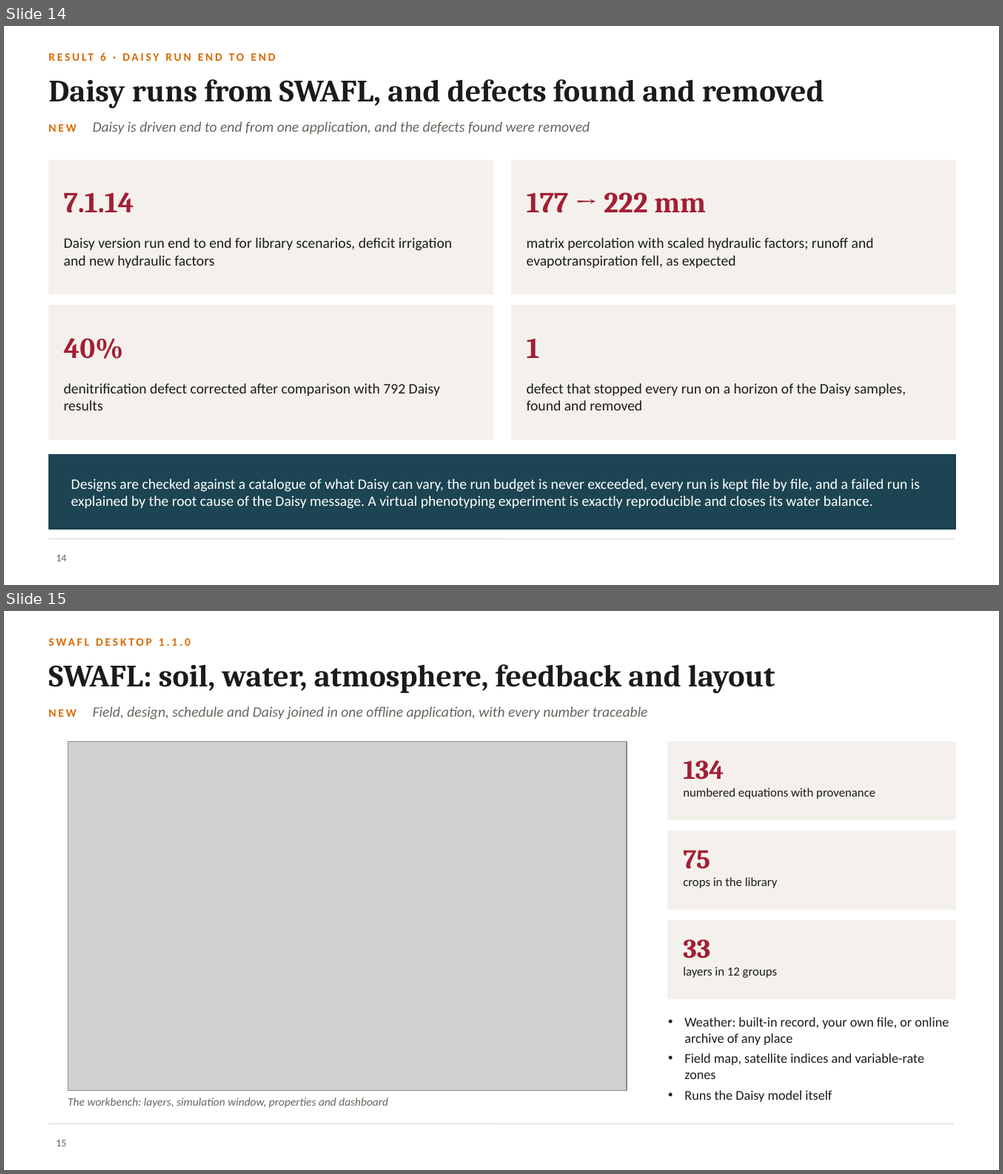
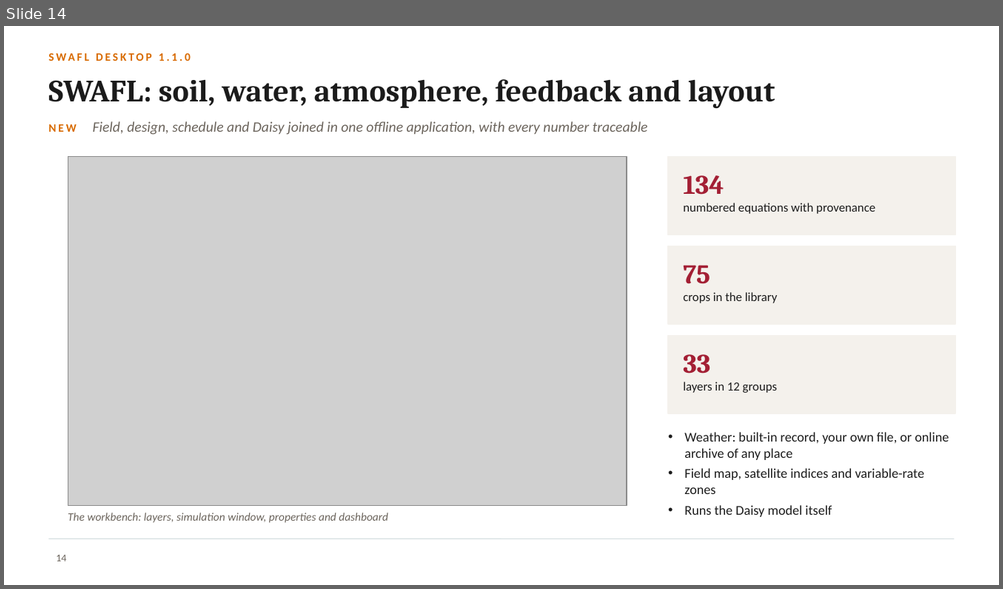
Before and after one commit to halilunaziru73-creator/Coupled-Water-Fluxes-Pore-Scale-Dynamics-Precision-Irrigation-Mulching-Feedback-Loops, a slide deck: Manuscripts/pdf/Supplementary/SWAFL_Presentation.pptx. Shown one above the other, each under a label of ours: slides 14 and 15 before the commit, slide 14 after it. The pictures are 1003x1174 and 1003x589 pixels, drawn with LibreOffice and Linux fonts; fonts in the diff are those of the drawing; grey boxes stand for pictures; background and template pictures are left out. Boxes give left, top, right and bottom in pixels: in the first picture for what was removed or moved away, otherwise in the second. Text is boxed around its words. In the diff, an @@ line names an element or a change of style, - is before the commit and + after.

```diff
--- a/Manuscripts/pdf/Supplementary/SWAFL_Presentation.pptx
+++ b/Manuscripts/pdf/Supplementary/SWAFL_Presentation.pptx
@@ slide 14 removed at box(4, 26, 999, 585), background #FFFFFF; not listed: 1 template element that a slide beside it also shows @@
@@ text removed at box(100, 53, 106, 61) @@
-RESULT 6 · DAISY RUN END TO END
@@ title removed at box(48, 79, 824, 109) @@
-Daisy runs from SWAFL, and defects found and removed
@@ text removed at box(48, 121, 589, 134) @@
-NEW Daisy is driven end to end from one application, and the defects found were removed
@@ rectangle removed at box(48, 160, 492, 295) @@
@@ rectangle removed at box(512, 160, 956, 295) @@
@@ text removed at box(64, 192, 134, 213) @@
-7.1.14
@@ text removed at box(526, 192, 706, 213) @@
-177 → 222 mm
@@ text removed at box(64, 238, 452, 268) @@
-Daisy version run end to end for library scenarios, deficit irrigation and new hydraulic factors
@@ text removed at box(526, 238, 874, 268) @@
-matrix percolation with scaled hydraulic factors; runoff and evapotranspiration fell, as expected
@@ rectangle removed at box(48, 306, 492, 440) @@
@@ rectangle removed at box(512, 306, 956, 440) @@
@@ text removed at box(64, 338, 124, 359) @@
-40%
@@ text removed at box(526, 339, 540, 358) @@
-1
@@ text removed at box(64, 383, 440, 411) @@
-denitrification defect corrected after comparison with 792 Daisy results
@@ text removed at box(526, 383, 905, 411) @@
-defect that stopped every run on a horizon of the Daisy samples, found and removed
@@ rectangle removed at box(48, 455, 956, 530) @@
@@ text removed at box(71, 479, 919, 509) @@
-Designs are checked against a catalogue of what Daisy can vary, the run budget is never exceeded, every run is kept file by file, and a failed run is explained by the root cause of the Daisy message. A virtual phenotyping experiment is exactly reproducible and closes its water balance.
@@ page number removed at box(56, 555, 66, 562) @@
-14
@@ what was slide 15 is now slide 14 @@
@@ page number at box(56, 555, 66, 562): text changed @@
-15
+14
```
Also in this commit, not shown: 1 slide changed.
